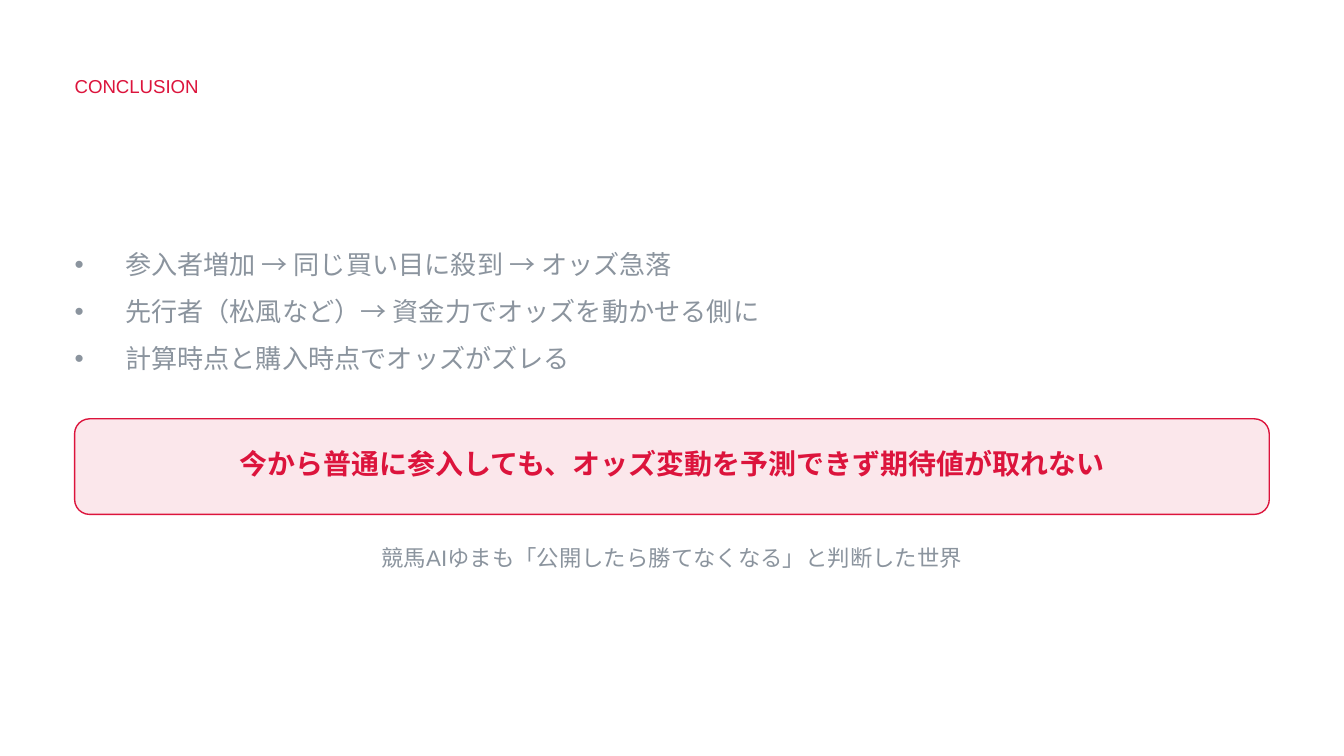
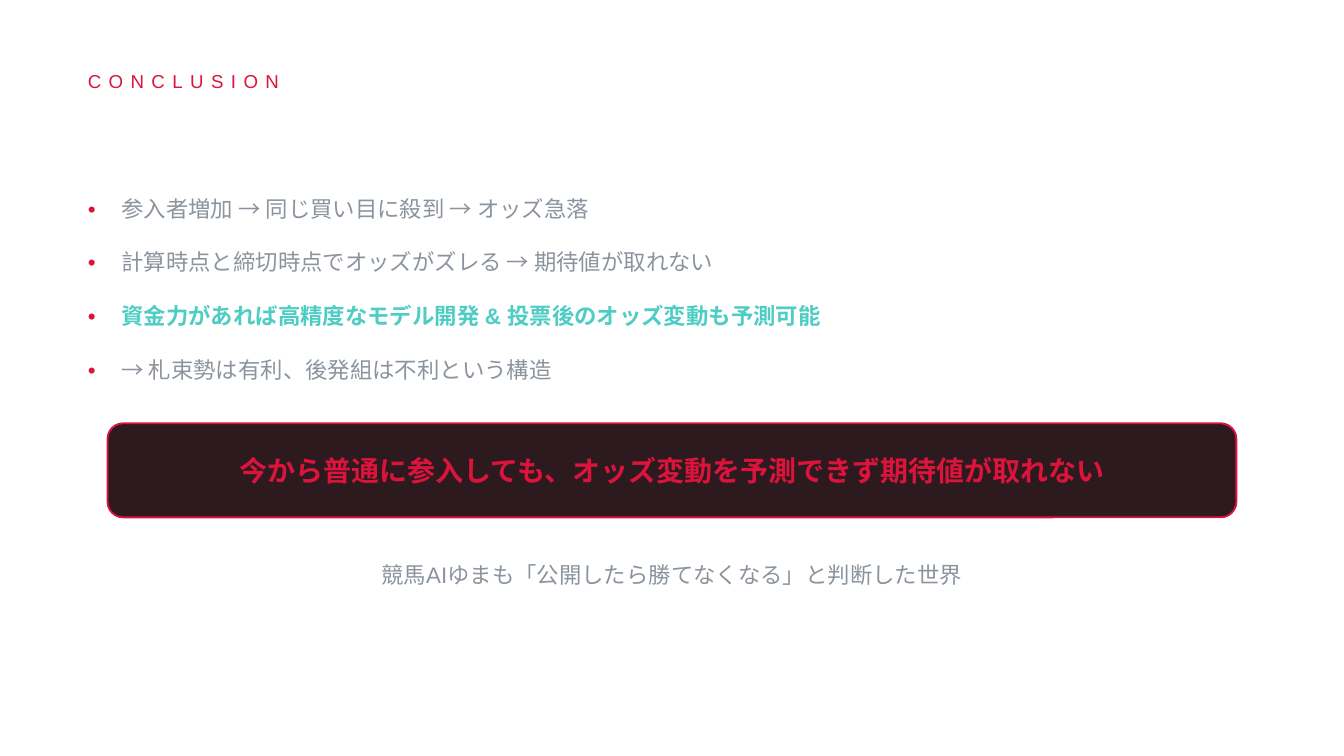
Before and after one commit to foie0222/my-samples, a slide deck: slide 9 of presentations/20260120_lt/output/03_presentation.pptx (slide 8 before the commit). Drawn at 1344x756 pixels with LibreOffice and Linux fonts; fonts in the diff are those of the drawing; background and template pictures are left out. Boxes give left, top, right and bottom in pixels: in the first picture for what was removed or moved away, otherwise in the second. Text is boxed around its words. In the diff, an @@ line names an element or a change of style, - is before the commit and + after.

```diff
--- a/presentations/20260120_lt/output/03_presentation.pptx
+++ b/presentations/20260120_lt/output/03_presentation.pptx
@@ text "CONCLUSION" moved from (x1=75, y1=80, x2=199, y2=94) to (x1=88, y1=75, x2=279, y2=89) @@
@@ text "CONCLUSION" at (x1=88, y1=75, x2=279, y2=89): letter spacing 0 to 4 pt; less space between paragraphs; vertical alignment top to middle @@
@@ text added at (x1=75, y1=181, x2=102, y2=235), 12 pt, text #DC143C @@
+•
@@ text "参入者増加 → 同じ買い目に殺到 → オッズ急落" moved from (x1=125, y1=252, x2=759, y2=370) to (x1=121, y1=198, x2=589, y2=219) @@
@@ text "参入者増加 → 同じ買い目に殺到 → オッズ急落" at (x1=121, y1=198, x2=589, y2=219): size 14 to 12 pt; bullet • to none; line spacing 25.2pt to 1; vertical alignment top to middle @@
@@ text added at (x1=75, y1=235, x2=102, y2=289), 12 pt, text #DC143C @@
+•
@@ text added at (x1=121, y1=251, x2=713, y2=272), 12 pt, text #8B949E @@
+計算時点と締切時点でオッズがズレる → 期待値が取れない
@@ text added at (x1=75, y1=289, x2=102, y2=343), 12 pt, text #DC143C @@
+•
@@ text at (x1=125, y1=299, x2=759, y2=370): paragraphs removed @@
-• 先行者（松風など）→ 資金力でオッズを動かせる側に
-• 計算時点と購入時点でオッズがズレる
@@ text added at (x1=121, y1=305, x2=820, y2=326), 12 pt, text #4ECDC4, bold @@
+資金力があれば高精度なモデル開発 & 投票後のオッズ変動も予測可能
@@ text added at (x1=75, y1=343, x2=102, y2=396), 12 pt, text #DC143C @@
+•
@@ text added at (x1=149, y1=359, x2=552, y2=380), 12 pt, text #8B949E @@
+→ 札束勢は有利、後発組は不利という構造
@@ text "今から普通に参入しても、オッズ変動を予測できず期待値が取れない" moved from (x1=239, y1=450, x2=1104, y2=477) to (x1=239, y1=457, x2=1104, y2=484) @@
@@ text "今から普通に参入しても、オッズ変動を予測できず期待値が取れない" at (x1=239, y1=457, x2=1104, y2=484): vertical alignment top to middle @@
@@ rounded rectangle resized from (x1=75, y1=419, x2=1270, y2=515) to (x1=108, y1=423, x2=1236, y2=517) @@
@@ rounded rectangle at (x1=108, y1=423, x2=1236, y2=517): fill #DC143C at 10% opacity to #2D1A1F; outline #DC143C 0.75 pt to #DC143C 1 pt; proportions changed @@
@@ text "競馬AIゆまも「公開したら勝てなくなる」と判断した世界" at (x1=381, y1=564, x2=962, y2=585): vertical alignment top to middle @@
@@ text "競馬AIゆまも「公開したら勝てなくなる」と判断した世界" moved from (x1=381, y1=547, x2=962, y2=568) to (x1=381, y1=564, x2=962, y2=585) @@
```
Also in this commit, not shown: 5 other slides changed, 4 slides added, 3 slides removed, 33 other files.
